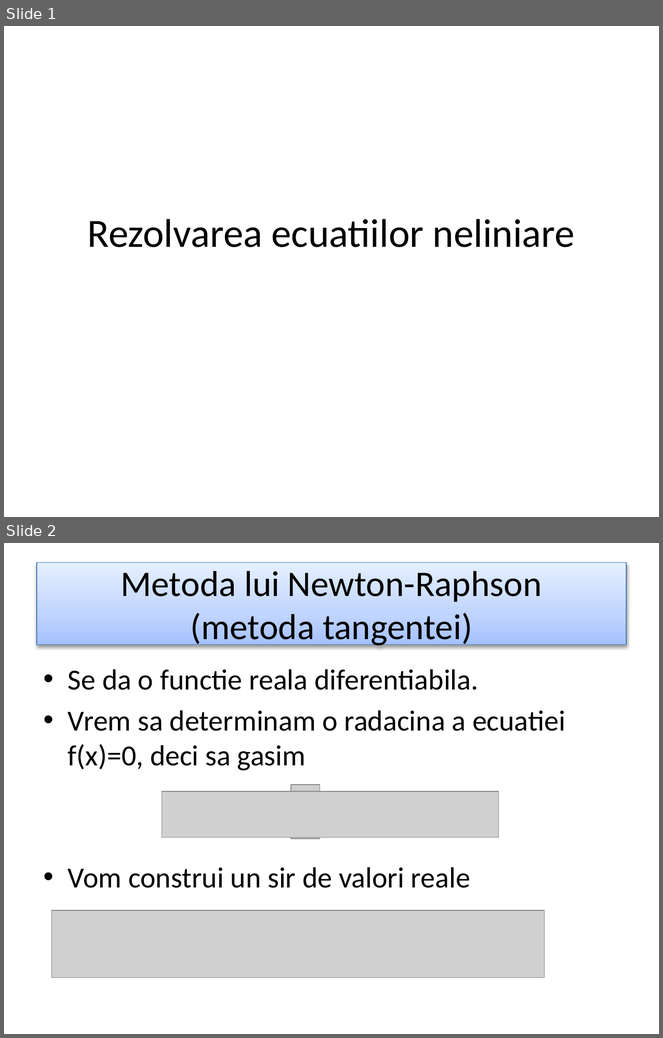
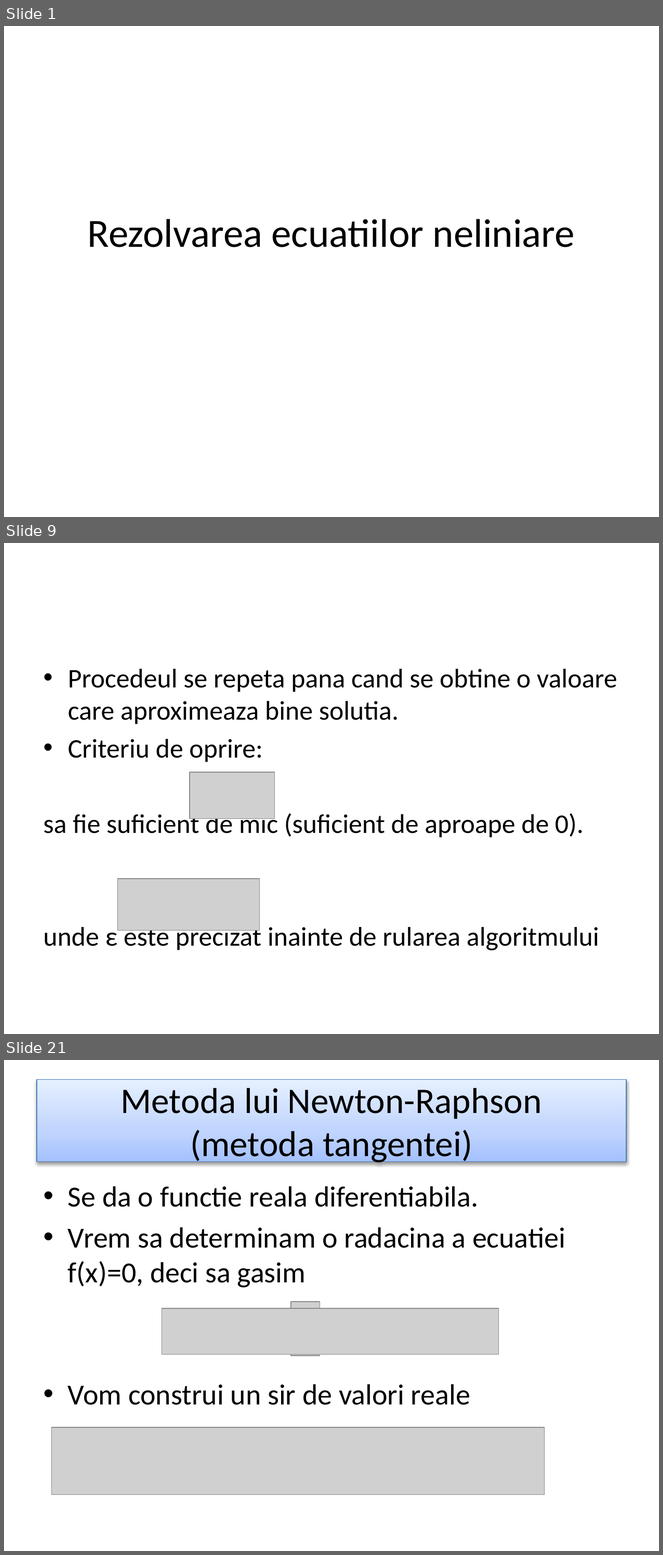
Before and after one commit to ArmynC/ArminC-UTM-Info, a slide deck: Anul 1/Semestrul II/Calcul numeric/Curs 5/Lectie.pptx. Shown one above the other, each under a label of ours: slides 1 and 2 before the commit, slides 1, 9 and 21 after it; the slides between them are not shown. The pictures are 663x1038 and 663x1555 pixels, drawn with LibreOffice and Linux fonts; fonts in the diff are those of the drawing; grey boxes stand for pictures. Boxes give left, top, right and bottom in pixels: in the first picture for what was removed or moved away, otherwise in the second. Text is boxed around its words. In the diff, an @@ line names an element or a change of style, - is before the commit and + after.

```diff
--- a/Anul 1/Semestrul II/Calcul numeric/Curs 5/Lectie.pptx
+++ b/Anul 1/Semestrul II/Calcul numeric/Curs 5/Lectie.pptx
@@ slide 9 added at box(4, 543, 659, 1034), background #FFFFFF @@
@@ text added at box(44, 669, 618, 951), 29.6 pt, text #000000 @@
+• Procedeul se repeta pana cand se obtine o valoare care aproximeaza bine solutia.
+• Criteriu de oprire:
+sa fie suficient de mic (suficient de aproape de 0).
+unde ε este precizat inainte de rularea algoritmului
@@ picture added at box(190, 772, 274, 819) @@
@@ picture added at box(117, 879, 259, 931) @@
@@ what was slide 2 is now slide 21 @@
```
Also in this commit, not shown: 31 other slides added, 9 other files.
